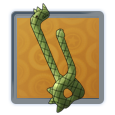
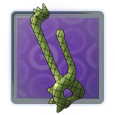
Comparing the layer stacks of the two 115×115 images. Changes:
hid group "Lendario" (1st of 3) (5 layers) over (3, 1, 111, 111)
showed group "Epico" (1st of 3) (2 layers) over (3, 1, 111, 111)
